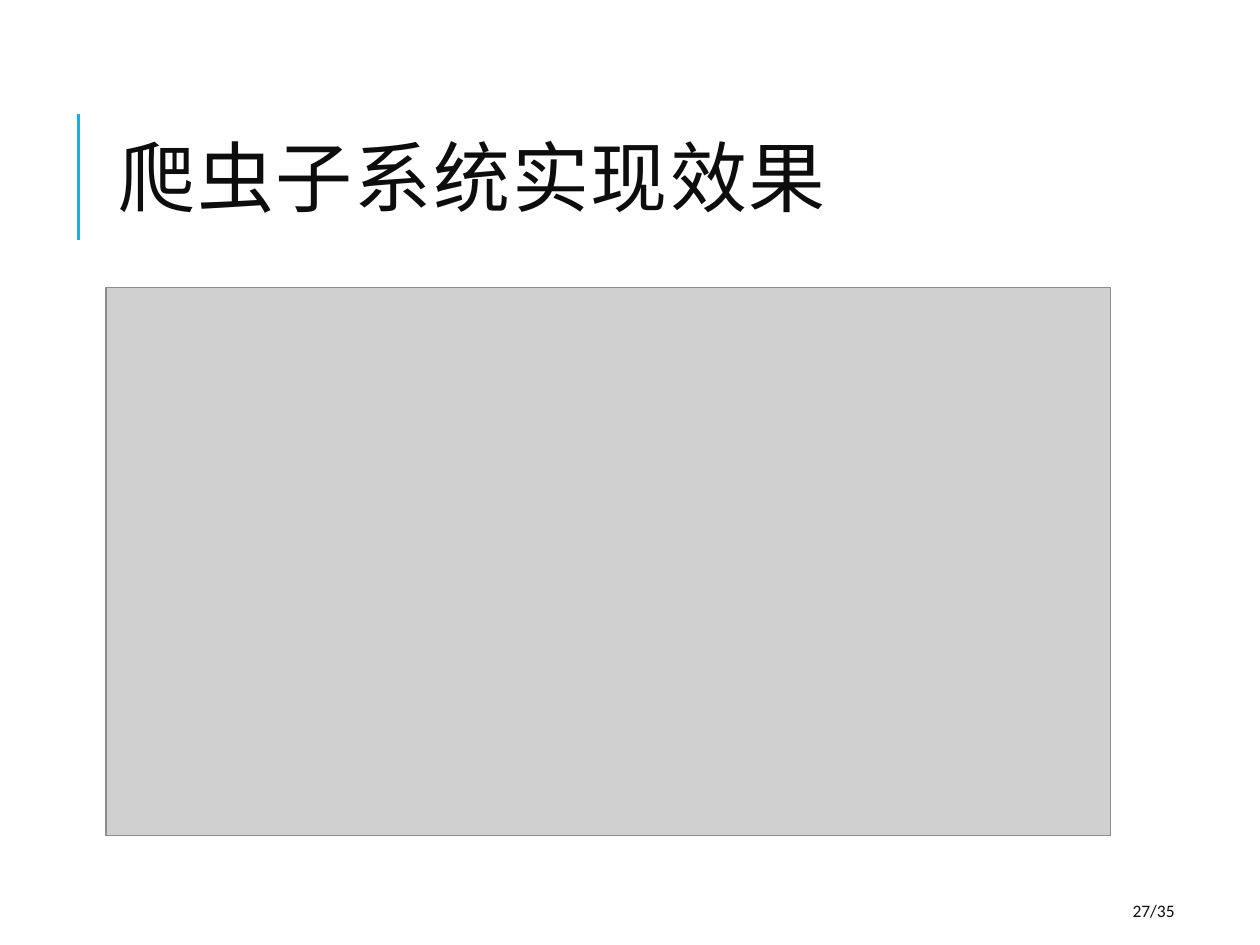
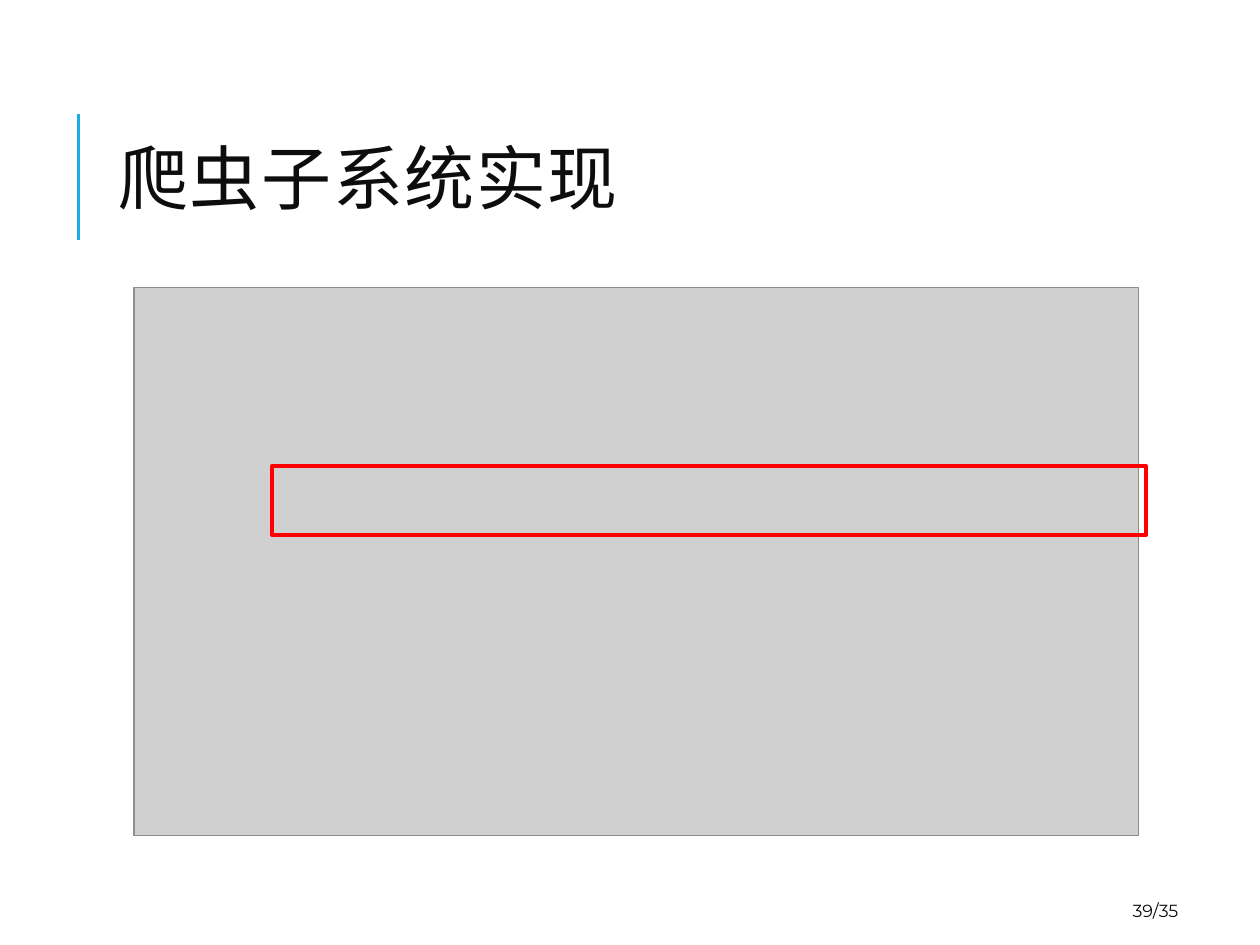
Before and after one commit to winniehajing/paper, a slide deck: slide 39 of 2012223040119-Defense-20150515-goahead.pptx (slide 27 before the commit). Drawn at 1260x945 pixels with LibreOffice and Linux fonts; fonts in the diff are those of the drawing; grey boxes stand for pictures. Boxes give left, top, right and bottom in pixels: in the first picture for what was removed or moved away, otherwise in the second. Text is boxed around its words. In the diff, an @@ line names an element or a change of style, - is before the commit and + after.

```diff
--- a/2012223040119-Defense-20150515-goahead.pptx
+++ b/2012223040119-Defense-20150515-goahead.pptx
@@ title at [118, 145, 617, 210]: text changed; size 44 to 40 pt; font Calibri to Montserrat @@
-爬虫子系统实现效果
+爬虫子系统实现
@@ picture: place and size @@
-picture at [106, 287, 1110, 835]
+picture at [134, 287, 1138, 835]
@@ rectangle added at [272, 466, 1147, 536], outline #FF0000 2.25 pt @@
@@ page number at [1133, 902, 1179, 919]: text changed; font Calibri to Montserrat @@
-27/35
+39/35
```
Also in this commit, not shown: 27 other slides changed, 13 slides added, 3 slides removed, 2 other files.
